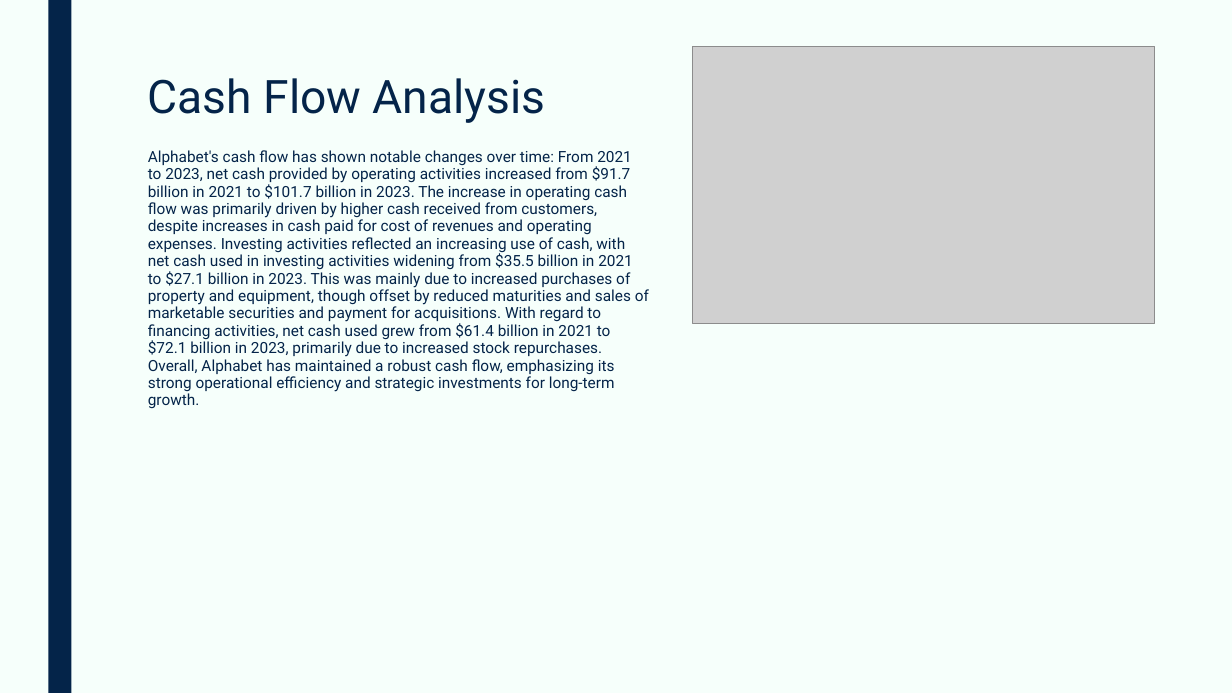
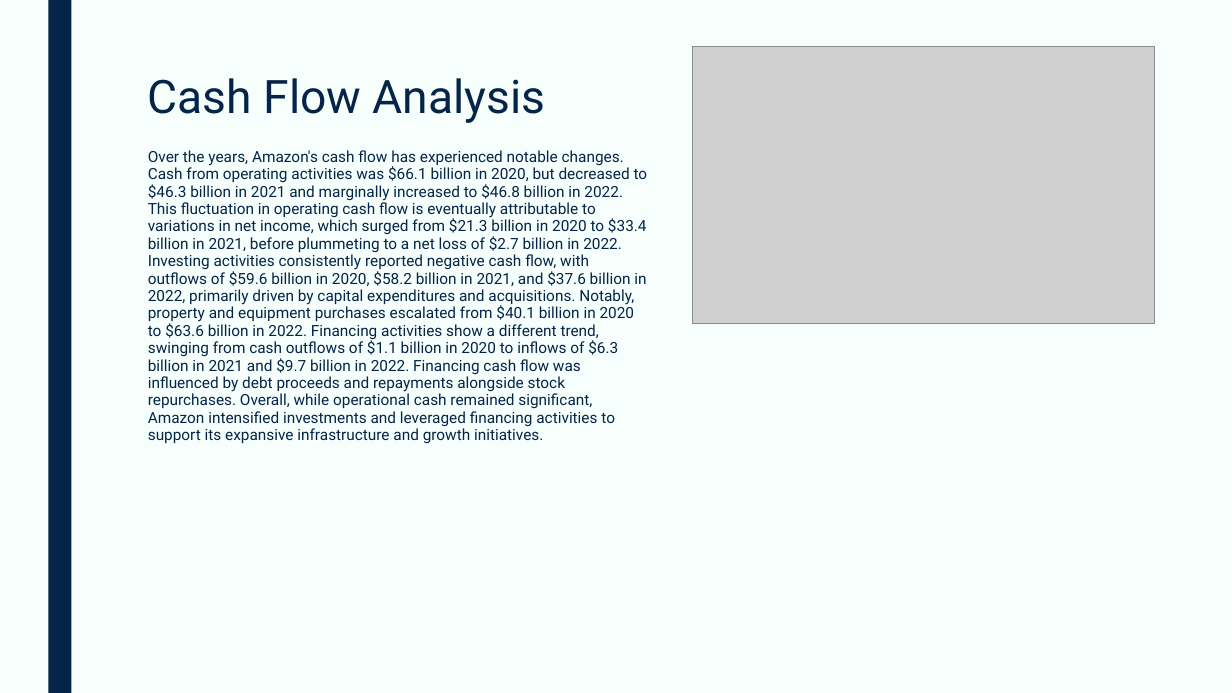
Before and after one commit to devangovind/AMUCLDISS, a slide deck: slide 4 of fastapi-backend/pres/output.pptx. Drawn at 1232x693 pixels with LibreOffice and Linux fonts; fonts in the diff are those of the drawing; grey boxes stand for pictures. Boxes give left, top, right and bottom in pixels: in the first picture for what was removed or moved away, otherwise in the second. Text is boxed around its words. In the diff, an @@ line names an element or a change of style, - is before the commit and + after.

```diff
--- a/fastapi-backend/pres/output.pptx
+++ b/fastapi-backend/pres/output.pptx
@@ text at box(148, 150, 648, 443): text changed @@
-Alphabet's cash flow has shown notable changes over time: From 2021 to 2023, net cash provided by operating activities increased from $91.7 billion in 2021 to $101.7 billion in 2023. The increase in operating cash flow was primarily driven by higher cash received from customers, despite increases in cash paid for cost of revenues and operating expenses. Investing activities reflected an increasing use of cash, with net cash used in investing activities widening from $35.5 billion in 2021 to $27.1 billion in 2023. This was mainly due to increased purchases of property and equipment, though offset by reduced maturities and sales of marketable securities and payment for acquisitions. With regard to financing activities, net cash used grew from $61.4 billion in 2021 to $72.1 billion in 2023, primarily due to increased stock repurchases. Overall, Alphabet has maintained a robust cash flow, emphasizing its strong operational efficiency and strategic investments for long-term growth.
+Over the years, Amazon's cash flow has experienced notable changes. Cash from operating activities was $66.1 billion in 2020, but decreased to $46.3 billion in 2021 and marginally increased to $46.8 billion in 2022. This fluctuation in operating cash flow is eventually attributable to variations in net income, which surged from $21.3 billion in 2020 to $33.4 billion in 2021, before plummeting to a net loss of $2.7 billion in 2022. Investing activities consistently reported negative cash flow, with outflows of $59.6 billion in 2020, $58.2 billion in 2021, and $37.6 billion in 2022, primarily driven by capital expenditures and acquisitions. Notably, property and equipment purchases escalated from $40.1 billion in 2020 to $63.6 billion in 2022. Financing activities show a different trend, swinging from cash outflows of $1.1 billion in 2020 to inflows of $6.3 billion in 2021 and $9.7 billion in 2022. Financing cash flow was influenced by debt proceeds and repayments alongside stock repurchases. Overall, while operational cash remained significant, Amazon intensified investments and leveraged financing activities to support its expansive infrastructure and growth initiatives.
```
Also in this commit, not shown: 4 other slides changed, 1 other file.
